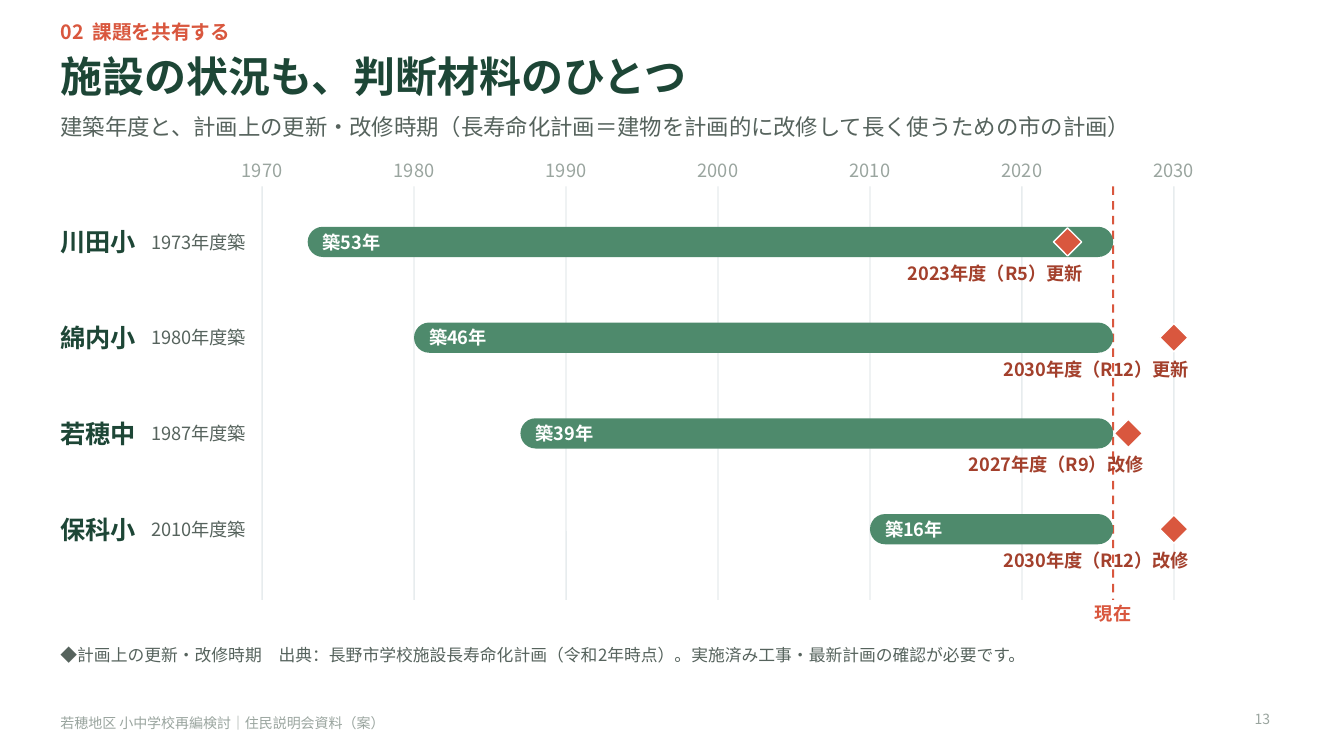
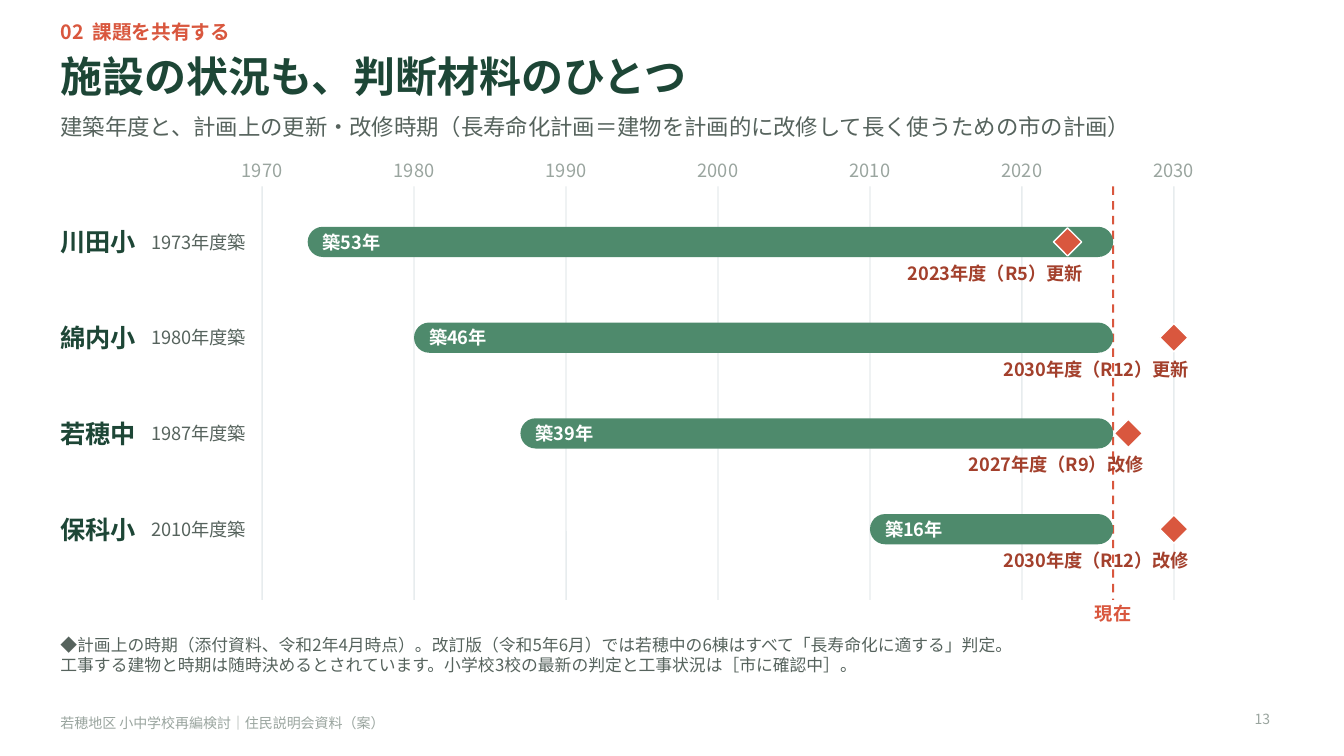
Before and after one commit to Masaki12008/GS, a slide deck: slide 13 of output/若穂地区_住民説明会資料.pptx. Drawn at 1344x756 pixels with LibreOffice and Linux fonts; fonts in the diff are those of the drawing. Boxes give left, top, right and bottom in pixels: in the first picture for what was removed or moved away, otherwise in the second. Text is boxed around its words. In the diff, an @@ line names an element or a change of style, - is before the commit and + after.

```diff
--- a/output/若穂地区_住民説明会資料.pptx
+++ b/output/若穂地区_住民説明会資料.pptx
@@ text at [60,636,1012,673]: text changed @@
-◆計画上の更新・改修時期 出典：長野市学校施設長寿命化計画（令和2年時点）。実施済み工事・最新計画の確認が必要です。
+◆計画上の時期（添付資料、令和2年4月時点）。改訂版（令和5年6月）では若穂中の6棟はすべて「長寿命化に適する」判定。
+工事する建物と時期は随時決めるとされています。小学校3校の最新の判定と工事状況は［市に確認中］。
```
Also in this commit, not shown: 1 slide added, 5 other files.
